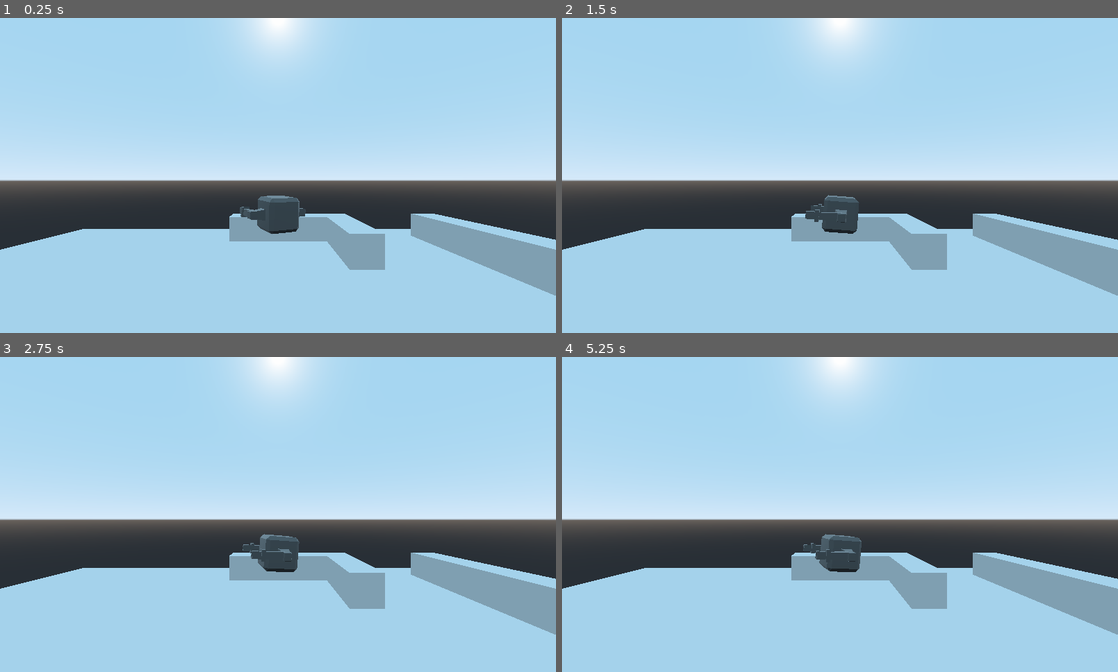
Above: before the commit, frames 1-4 (two rows, left to right).
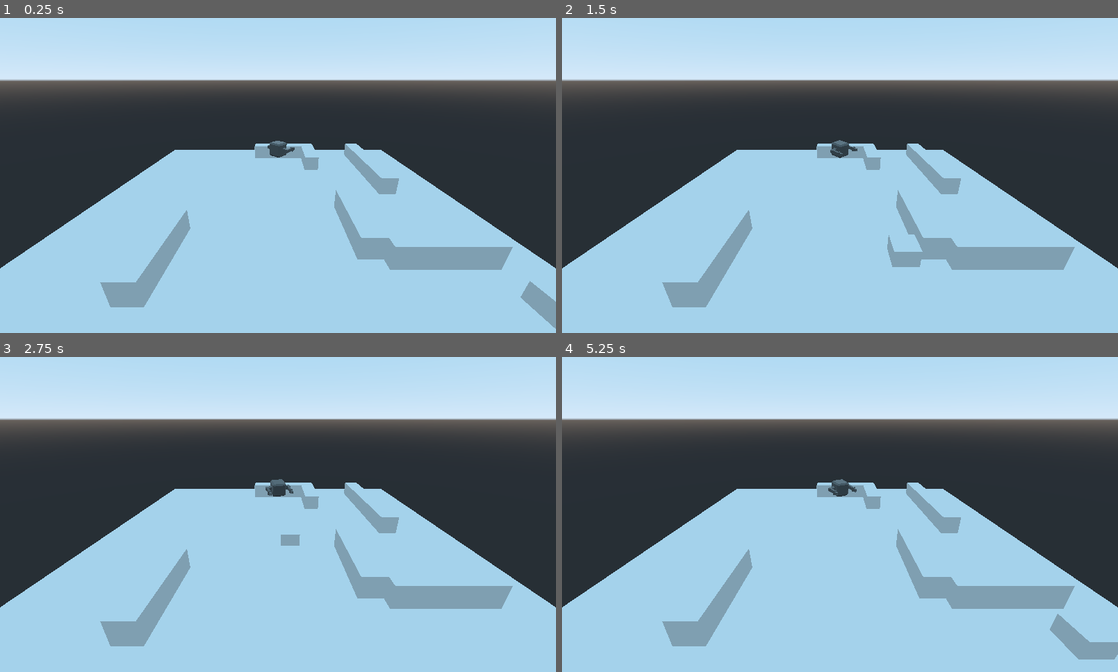
Above: after the commit, the same moments.

Repository: SteveRodkissAtBurnside/GDTowerDefence
Game: Godot game, scene res://Scenes/TurretTestScene.tscn
Same seed, same stepped clock (60 frames per second), same inputs: the game is played once before the commit and once after it.
Inputs:
- Up to frame 1 (0.25 s): no input
- Up to frame 2 (1.5 s): no input
- Up to frame 3 (2.75 s): no input
- Up to frame 4 (5.25 s): no input

The runs differ from the first frame. In frame 1, 59% of the frame differs, in the area x 0-100%, y 0-99%; in frame 2, 59%; in frame 3, 59%; in frame 4, 60%, in the area x 0-100%, y 0-97%.

Commit message:
basic AI pathfinding implemented

Diff:
--- a/Scenes/TurretTestScene.tscn
+++ b/Scenes/TurretTestScene.tscn
@@ -1,13 +1,15 @@
-[gd_scene load_steps=7 format=2]
+[gd_scene load_steps=9 format=2]
 
 [ext_resource path="res://Scenes/TurretHead.tscn" type="PackedScene" id=1]
-[ext_resource path="res://Scenes/TurretHead.gd" type="Script" id=2]
+[ext_resource path="res://Scripts/TurretHead.gd" type="Script" id=2]
+[ext_resource path="res://Scripts/NavMeshAgent.gd" type="Script" id=3]
+[ext_resource path="res://Scripts/Navigation.gd" type="Script" id=4]
 
-[sub_resource type="SphereMesh" id=1]
-
-[sub_resource type="NavigationMesh" id=2]
+[sub_resource type="NavigationMesh" id=1]
 vertices = PoolVector3Array( -4.7, 1.4, -17.3, -2, 1.4, -17.6, -2, 1.4, -19.4, -10.7, 1.4, -19.4, -7.4, 1.4, 5.2, -7.1, …(2425 unchanged characters)…
 polygons = [ PoolIntArray( 1, 0, 2 ), PoolIntArray( 2, 0, 3 ), PoolIntArray( 5, 4, 6 ), PoolIntArray( 6, 4, 7 ), PoolIn …(2109 unchanged characters)…
+
+[sub_resource type="CubeMesh" id=2]
 
 [sub_resource type="CubeMesh" id=3]
 
@@ -18,56 +20,66 @@
 [node name="TurretHead" parent="." instance=ExtResource( 1 )]
 transform = Transform( 1, 0, 0, 0, 1, 0, 0, 0, 1, 0, 4, -10 )
 script = ExtResource( 2 )
-target = NodePath("../Target")
+target = NodePath("../Enemy")
 
 [node name="Camera" type="Camera" parent="."]
-transform = Transform( 1, 0, 0, 0, 1, 0, 0, 0, 1, 0, 6, 4 )
-
-[node name="Target" type="CSGMesh" parent="."]
-transform = Transform( 1, 0, 0, 0, 1, 0, 0, 0, 1, -15.6028, 5.60755, -4.21192 )
-mesh = SubResource( 1 )
+transform = Transform( 1, 0, 0, 0, 0.917775, 0.3971, 0, -0.3971, 0.917775, 0, 13.4605, 23.7058 )
 
 [node name="Navigation" type="Navigation" parent="."]
+script = ExtResource( 4 )
 
 [node name="NavigationMeshInstance" type="NavigationMeshInstance" parent="Navigation"]
-navmesh = SubResource( 2 )
+navmesh = SubResource( 1 )
 
 [node name="MeshInstance" type="MeshInstance" parent="Navigation/NavigationMeshInstance"]
 transform = Transform( 20, 0, 0, 0, 1, 0, 0, 0, 20, 0, 0, 0 )
-mesh = SubResource( 3 )
+mesh = SubResource( 2 )
 material/0 = null
 
 [node name="MeshInstance2" type="MeshInstance" parent="Navigation/NavigationMeshInstance"]
 transform = Transform( 4, 0, 0, 0, 1, 0, 0, 0, 1, 0, 2, -16 )
-mesh = SubResource( 4 )
+mesh = SubResource( 3 )
 material/0 = null
 
 [node name="MeshInstance3" type="MeshInstance" parent="Navigation/NavigationMeshInstance"]
 transform = Transform( 4, 0, 0, 0, 1, 0, 0, 0, 1, 12, 2, 10 )
-mesh = SubResource( 4 )
+mesh = SubResource( 3 )
 material/0 = null
 
 [node name="MeshInstance4" type="MeshInstance" parent="Navigation/NavigationMeshInstance"]
 transform = Transform( -1.74846e-07, 0, 1, 0, 1, 0, -4, 0, -4.37114e-08, -9, 2, 10 )
-mesh = SubResource( 4 )
+mesh = SubResource( 3 )
 material/0 = null
 
 [node name="MeshInstance5" type="MeshInstance" parent="Navigation/NavigationMeshInstance"]
 transform = Transform( -1.74846e-07, 0, 1, 0, 1, 0, -4, 0, -4.37114e-08, 5, 2, -13 )
-mesh = SubResource( 4 )
+mesh = SubResource( 3 )
 material/0 = null
 
 [node name="MeshInstance6" type="MeshInstance" parent="Navigation/NavigationMeshInstance"]
 transform = Transform( -1.74846e-07, 0, 1, 0, 1, 0, -4, 0, -4.37114e-08, 13, 2, -13 )
-mesh = SubResource( 4 )
+mesh = SubResource( 3 )
 material/0 = null
 
 [node name="MeshInstance7" type="MeshInstance" parent="Navigation/NavigationMeshInstance"]
 transform = Transform( -1.74846e-07, 0, 1, 0, 1, 0, -4, 0, -4.37114e-08, 13, 2, -5 )
-mesh = SubResource( 4 )
+mesh = SubResource( 3 )
 material/0 = null
 
 [node name="MeshInstance8" type="MeshInstance" parent="Navigation/NavigationMeshInstance"]
 transform = Transform( -1.74846e-07, 0, 1, 0, 1, 0, -4, 0, -4.37114e-08, 7, 2, 6 )
+mesh = SubResource( 3 )
+material/0 = null
+
+[node name="Enemy" type="Spatial" parent="." groups=[
+"enemies",
+]]
+transform = Transform( 1, 0, 0, 0, 1, 0, 0, 0, 1, 17.7125, 1.858, 14.7872 )
+script = ExtResource( 3 )
+__meta__ = {
+"_edit_group_": true
+}
+
+[node name="MeshInstance" type="MeshInstance" parent="Enemy"]
 mesh = SubResource( 4 )
 material/0 = null
--- /dev/null
+++ b/Scripts/NavMeshAgent.gd
@@ -0,0 +1,35 @@
+extends Spatial
+
+var path = []
+var has_path = false
+var destination = Vector3.ZERO
+var current_waypoint = 0
+export var speed = 10
+
+# Called when the node enters the scene tree for the first time.
+func _ready():
+	pass # Replace with function body.
+
+func get_new_path(new_path):
+	has_path = true
+	path = new_path
+	destination = path[current_waypoint]
+	print(new_path)
+
+# Called every frame. 'delta' is the elapsed time since the previous frame.
+func _process(delta):
+	#if we have the path follow it
+	if has_path == true:
+		move_along_path(delta)
+
+
+func move_along_path(delta):
+	destination = path[current_waypoint]
+	var direction = (destination - translation).normalized()
+	translate(direction*delta*speed)
+	var d = translation.distance_to(destination)
+	if d < 0.1:
+		#move on to next one
+		current_waypoint+=1
+		#and loop if gone to end for now
+		current_waypoint %= path.size()
--- /dev/null
+++ b/Scripts/Navigation.gd
@@ -0,0 +1,21 @@
+extends Navigation
+
+#the enemy- will extend to enemies
+onready var enemies = get_tree().get_nodes_in_group('enemies')
+
+# Declare member variables here. Examples:
+# var a = 2
+# var b = "text"
+
+
+# Called when the node enters the scene tree for the first time.
+func _ready():
+	pass # Replace with function body.
+
+
+# Called every frame. 'delta' is the elapsed time since the previous frame.
+func _process(delta):
+	#give every enemy the path if it does nt have it
+	for enemy in enemies:
+		if enemy.has_path == false:
+			enemy.get_new_path(get_simple_path(enemy.translation,Vector3.ZERO))
Renamed: Scenes/TurretHead.gd -> Scripts/TurretHead.gd
